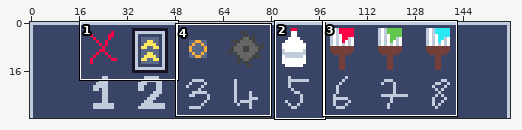
A sprite sheet gets an edit: gfx/hud-bottom.png. The first picture is a wide view before the edit; the outline marks the close-up.
Close-up. As it was:
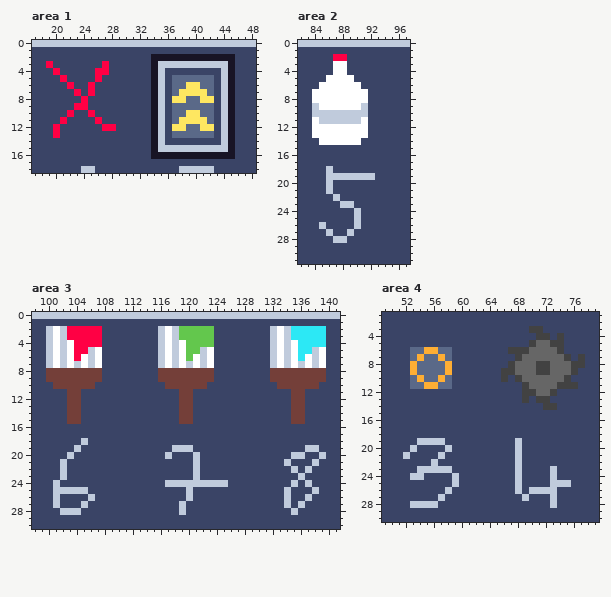
The file is 160x32 pixels. Shown: area 1: x 17..48, y 0..18; area 2: x 82..97, y 0..31; area 3: x 98..141, y 0..30; area 4: x 49..79, y 1..30.
After the commit:
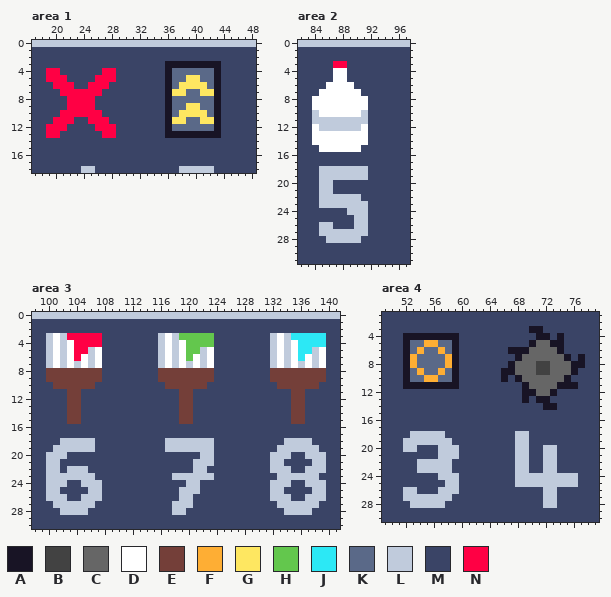
Palette (. is transparent): A #181425  B #424242  C #666666  D #ffffff  E #743f39  F #feae34  G #fee761  H #63c74d  J #2ce8f5  K #5a6988  L #c0cbdc  M #3a4466  N #ff0044
The edit:
Changed rows in their new state; - is an unchanged pixel.
Area 1:
first column x 19:
 2 ---------------MMMMMMMMMMMM
 3 M-------M------MMAAAAAAAAMM
 4 N------M-N-----MMAKKKKKKAMM
 5 NN------NN-----MMA--GG--AMM
 6 -NN----NN------MMA-G--G-AMM
 7 --NN-N-N-------MMAG-KK-GAMM
 8 ---NN-N--------MMAKK--KKAMM
 9 ---N--N--------MMA--GG--AMM
10 --N-NN-N-------MMA-G--G-AMM
11 -N-N--N-N------MMAG-KK-GAMM
12 N-N----N-------MMAKK--KKAMM
13 N-------NN-----MMAAAAAAAAMM
14 ---------------MM--------MM
15 ---------------MMMMMMMMMMMM
16 ---------------MMMMMMMMMMMM
Area 2:
first column x 84:
 2 ---MM----
 3 ---NN----
 5 --M--M---
 6 -M----M--
 7 M------M-
 9 D------D-
10 -DDDDDD--
11 L------L-
12 -LLLLLL--
14 D------D-
15 -DDDDDD--
18 -L-LLLLL-
19 -L------M
20 -L-------
21 -L-------
22 -LL-LLL--
23 -LLL--LL-
24 -----L-L-
25 -------L-
26 --L----L-
27 -L-LL-LL-
28 --L--LL--
Area 3:
first column x 100:
 2 MMMMMMMM--------MMMMMMMM--------MMMMMMMM
first column x 100:
18 --LLL-L----------LLLLLLL----------LLLL--
19 -LLL-LL----------L---LLL---------LLLL---
20 LLLM-------------M---MLL--------LLLMMLL-
21 LLM-------------------LL--------LLM----L
22 LLMLLL----------------L---------LLLM--LL
23 LL-LLLL-----------LLL-LL---------LLL-LL-
24 L-L--LLL---------MMM--MMMM------LLLM--LL
25 L-MMMMLL-----------L-L----------LLM----L
26 L-L--L-L-----------L------------LL----LL
27 --LLL-L-----------L-L------------L-L-LL-
28 -----L------------L---------------L-LL--
Area 4:
first column x 52:
 3 ------------------AA------
 4 AAAAAAAA-----------AA-A---
 5 AKKFFKKA----------A--AA---
 6 A-FKKF-A-------AAA----A---
 7 AFK--KFA--------A------A-A
 8 A------A-------A--------AA
 9 AKF--FKA------AA--------A-
10 A-KFFK-A------A-A------A--
11 AAAAAAAA---------A----AAA-
12 -----------------AA--A----
13 -----------------A-AA-----
14 --------------------AA----
first column x 52:
18 -LLLLL----------LL-------
19 LL----L----------L-------
20 L----L-L---------L--LL---
21 M-----LL---------L--LL---
22 --LL-LL----------L--LL---
23 -----------------L--L----
24 -MM--LL----------LLLL-LLL
25 ------L----------LLLL---L
26 LL---L-L--------M-MM-----
27 LLLLL-L----------M--L----
28 -----L--------------L----
